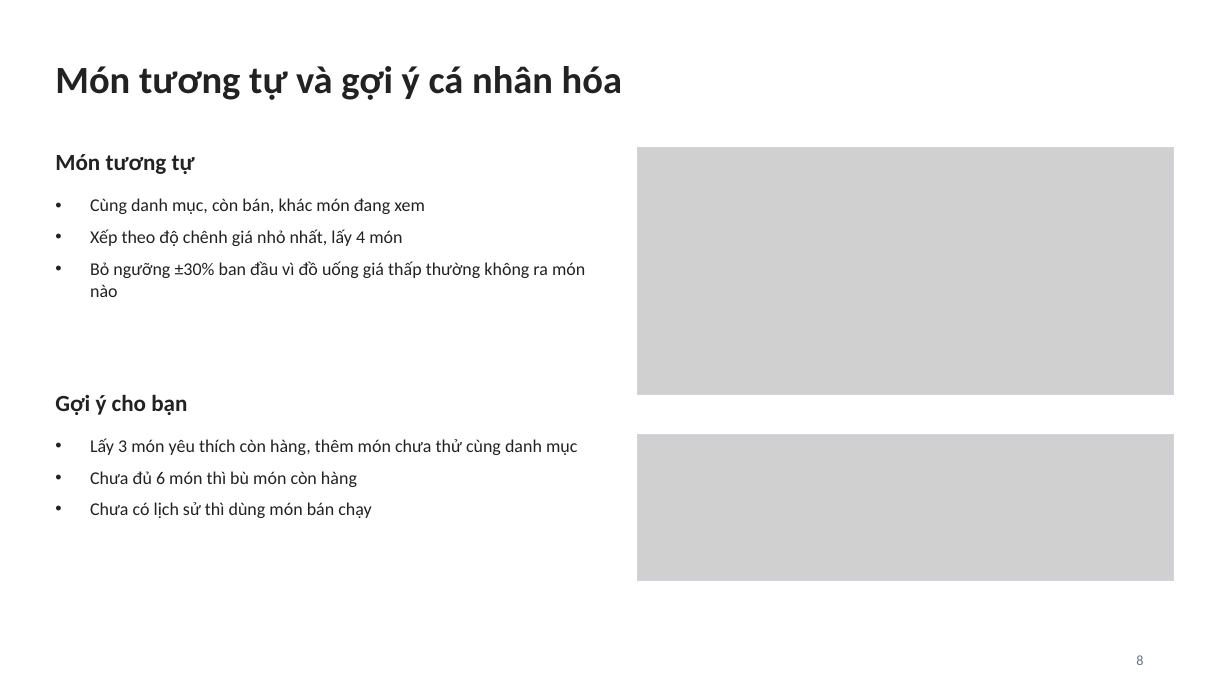
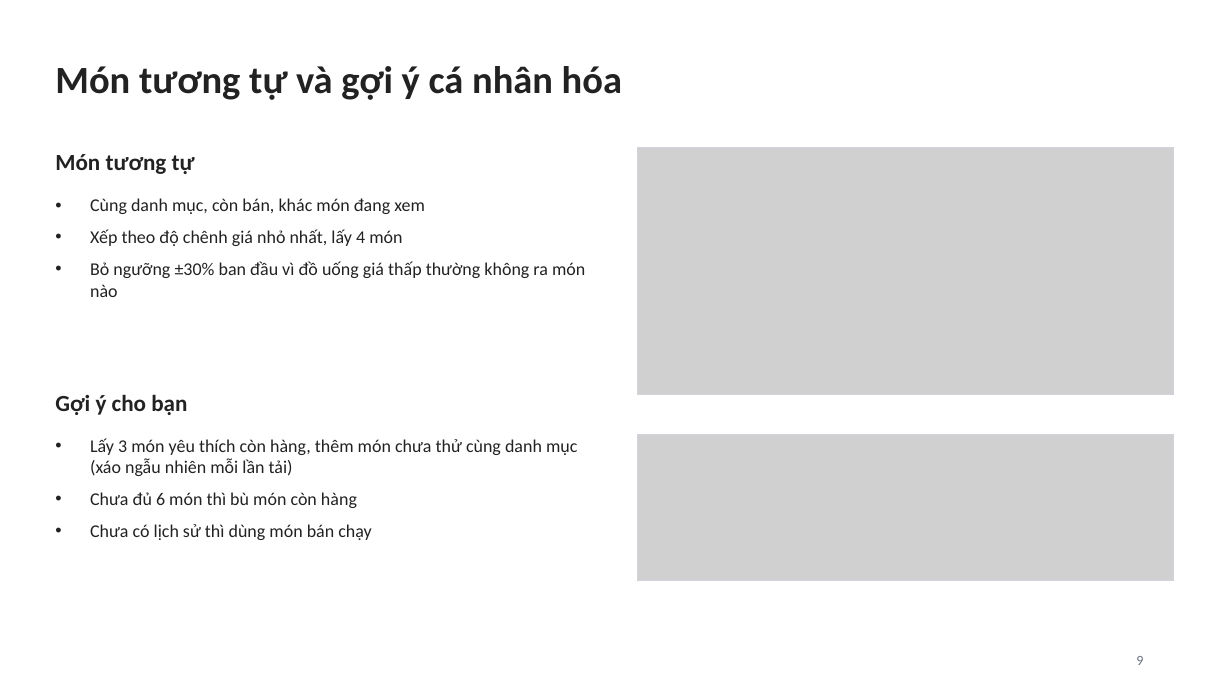
Before and after one commit to truonganvo096-eng/votruongan, a slide deck: slide 9 of Slide_Xây dựng ứng dụng đặt món ăn cho nhà hàng tích hợp gợi ý món ăn thông minh.pptx (slide 8 before the commit). Drawn at 1232x693 pixels with LibreOffice and Linux fonts; fonts in the diff are those of the drawing; grey boxes stand for pictures. Boxes give left, top, right and bottom in pixels: in the first picture for what was removed or moved away, otherwise in the second. Text is boxed around its words. In the diff, an @@ line names an element or a change of style, - is before the commit and + after.

```diff
--- a/Slide_Xây dựng ứng dụng đặt món ăn cho nhà hàng tích hợp gợi ý món ăn thông minh.pptx
+++ b/Slide_Xây dựng ứng dụng đặt món ăn cho nhà hàng tích hợp gợi ý món ăn thông minh.pptx
@@ text at (90,438,577,476): text changed @@
-• Lấy 3 món yêu thích còn hàng, thêm món chưa thử cùng danh mục
+• Lấy 3 món yêu thích còn hàng, thêm món chưa thử cùng danh mục (xáo ngẫu nhiên mỗi lần tải)
@@ page number at (1136,656,1143,665): text changed @@
-8
+9
```
Also in this commit, not shown: 6 other slides changed, 3 slides added.
